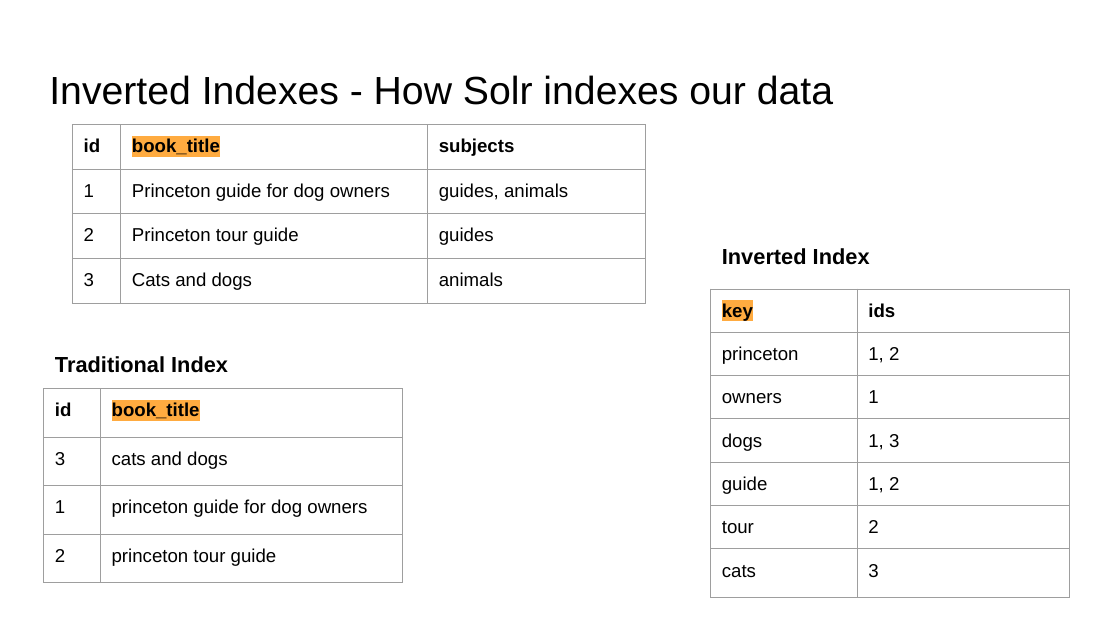
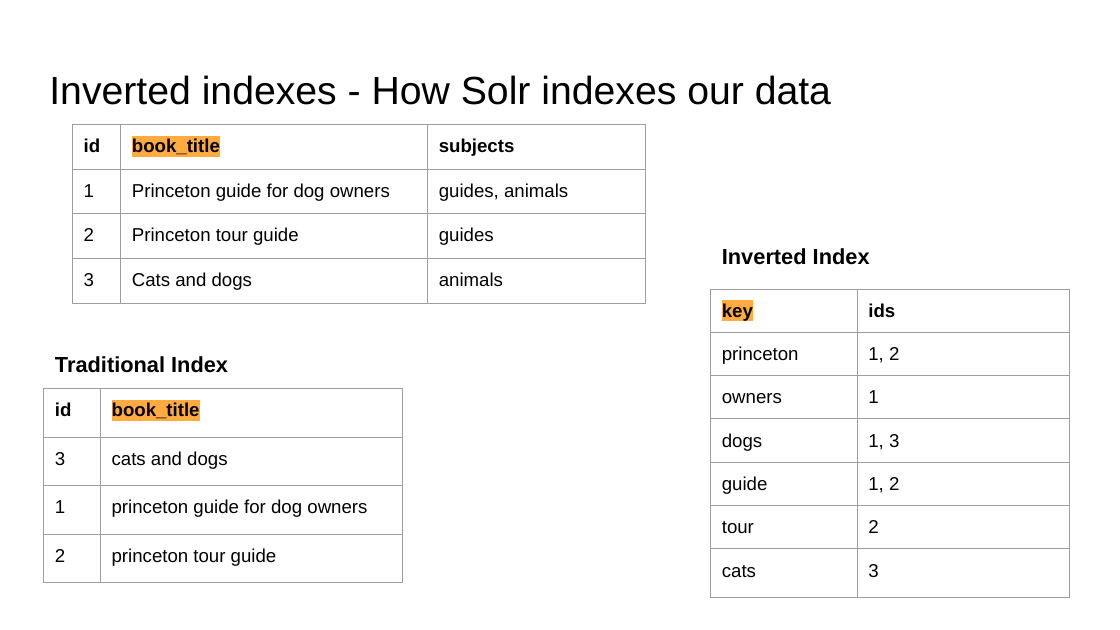
Before and after one commit to hectorcorrea/solr-for-newbies, a slide deck: slide 16 of slides.pptx (slide 14 before the commit). Drawn at 1120x630 pixels with LibreOffice and Linux fonts; fonts in the diff are those of the drawing. Boxes give left, top, right and bottom in pixels: in the first picture for what was removed or moved away, otherwise in the second. Text is boxed around its words. In the diff, an @@ line names an element or a change of style, - is before the commit and + after.

```diff
--- a/slides.pptx
+++ b/slides.pptx
@@ title at [49, 75, 831, 105]: text changed @@
-Inverted Indexes - How Solr indexes our data
+Inverted indexes - How Solr indexes our data
```
Also in this commit, not shown: 8 other slides changed, 3 slides added, 1 other file.
